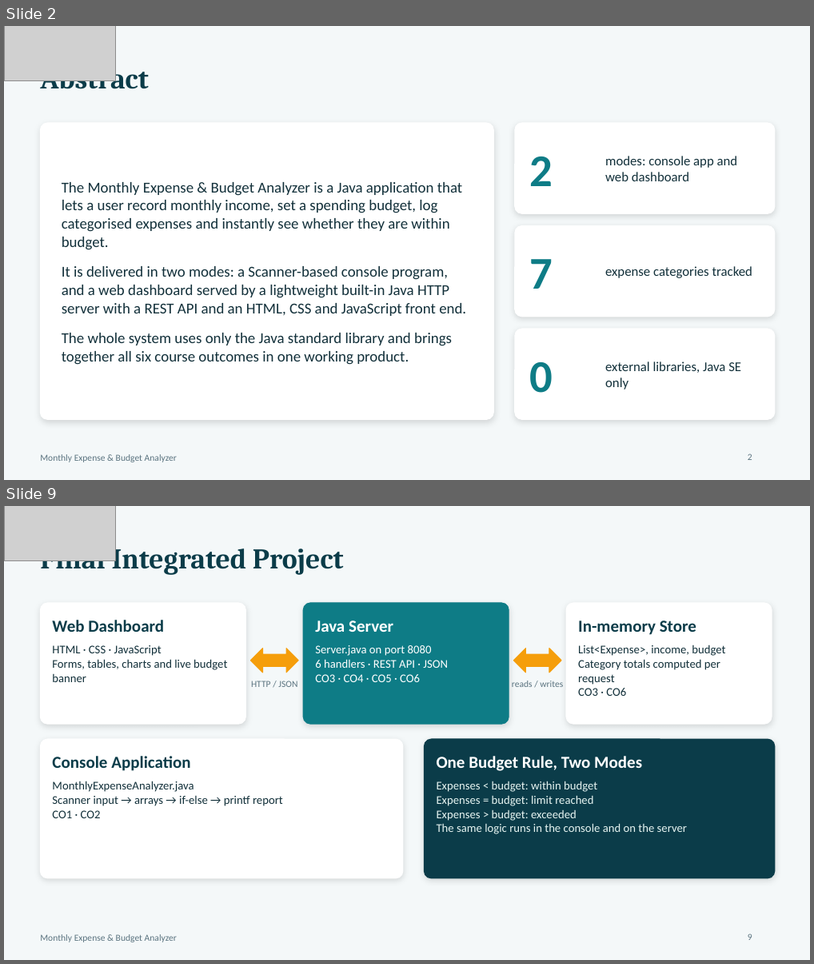
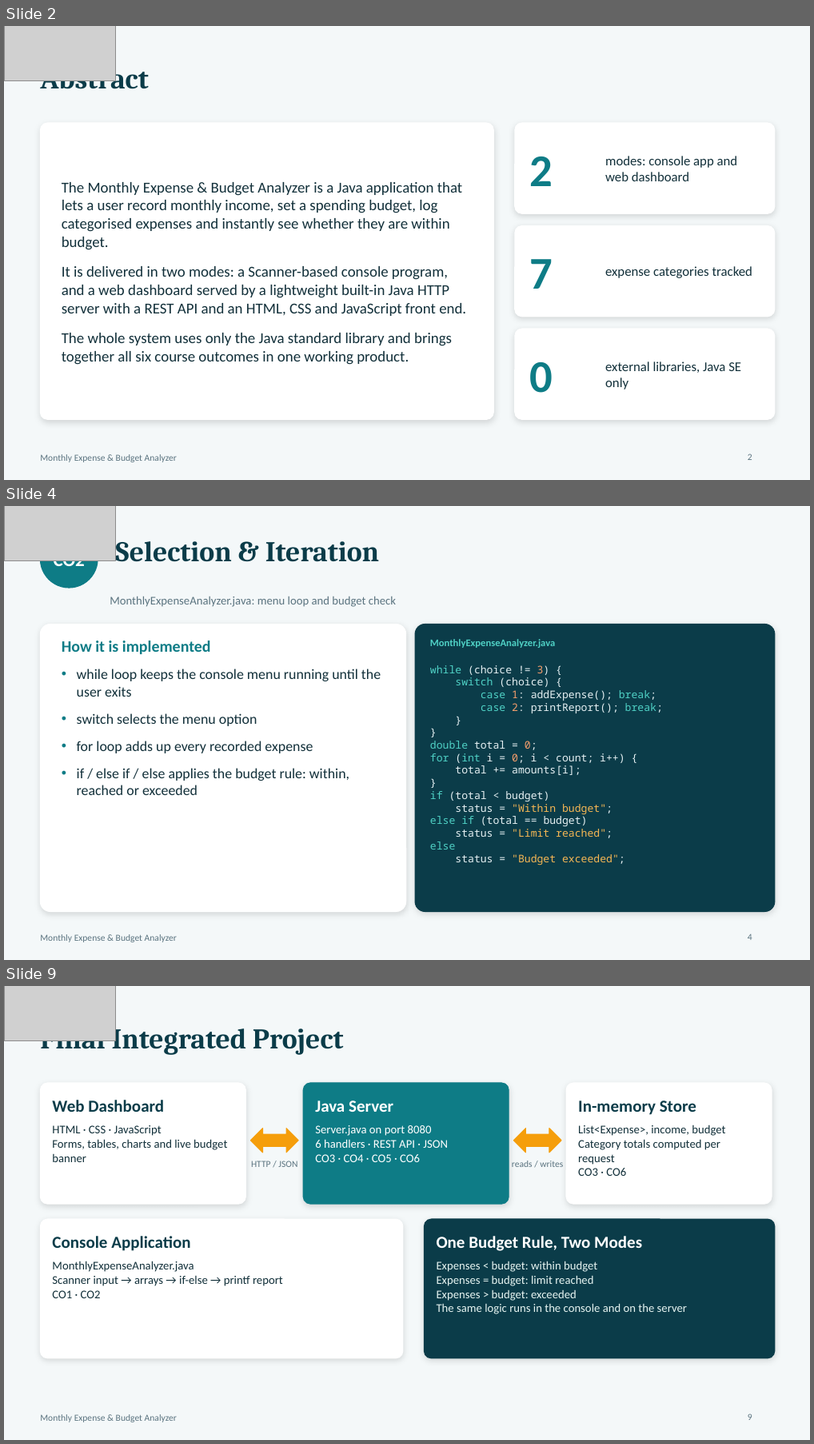
Before and after one commit to bheemavarapuSandeep/Monthly-Expensive---Budget-Analyzer, a slide deck: Expense_Analyzer_Project_Ppt.pptx. Shown one above the other, each under a label of ours: slides 2 and 9 before the commit, slides 2, 4 and 9 after it; the slides between them are not shown. The pictures are 814x964 and 814x1444 pixels, drawn with LibreOffice and Linux fonts; fonts in the diff are those of the drawing; grey boxes stand for pictures. Boxes give left, top, right and bottom in pixels: in the first picture for what was removed or moved away, otherwise in the second. Text is boxed around its words. In the diff, an @@ line names an element or a change of style, - is before the commit and + after.

```diff
--- a/Expense_Analyzer_Project_Ppt.pptx
+++ b/Expense_Analyzer_Project_Ppt.pptx
@@ slide 4 added at (4, 506, 810, 960), background #F4F8F9; not listed: 1 template element that a slide beside it also shows @@
@@ picture added at (4, 506, 115, 561) @@
@@ ellipse added at (40, 530, 98, 588), fill #0E7C86, outline #0E7C86 1 pt @@
@@ title added at (116, 541, 379, 562), 34 pt, text #0B3C49, bold @@
+Selection & Iteration
@@ text added at (54, 560, 85, 571), 22 pt, text #FFFFFF, bold @@
+CO2
@@ text added at (110, 596, 396, 607), 14 pt, text #5B7480 @@
+MonthlyExpenseAnalyzer.java: menu loop and budget check
@@ rounded rectangle added at (40, 624, 406, 912), fill #FFFFFF, outline #FFFFFF 1 pt @@
@@ rounded rectangle added at (415, 624, 775, 912), fill #0B3C49, outline #0B3C49 1 pt @@
@@ text added at (62, 640, 381, 795), 17 pt, text #12303A @@
+How it is implemented
+• while loop keeps the console menu running until the user exits
+• switch selects the menu option
+• for loop adds up every recorded expense
+• if / else if / else applies the budget rule: within, reached or exceeded
@@ text added at (430, 639, 555, 648), 12 pt, text #4FD1C5, bold @@
+MonthlyExpenseAnalyzer.java
@@ text added at (430, 665, 663, 864), 12.5 pt, text #E6F1F3 @@
+while (choice != 3) {
+switch (choice) {
+case 1: addExpense(); break;
+case 2: printReport(); break;
+}
+}
+double total = 0;
+for (int i = 0; i < count; i++) {
+total += amounts[i];
+}
+if (total < budget)
+status = "Within budget";
+else if (total == budget)
+status = "Limit reached";
+else
+status = "Budget exceeded";
@@ page number added at (748, 933, 753, 940), 11 pt, text #5B7480 @@
+4
```
Also in this commit, not shown: 5 other slides added, 6 slides removed.
